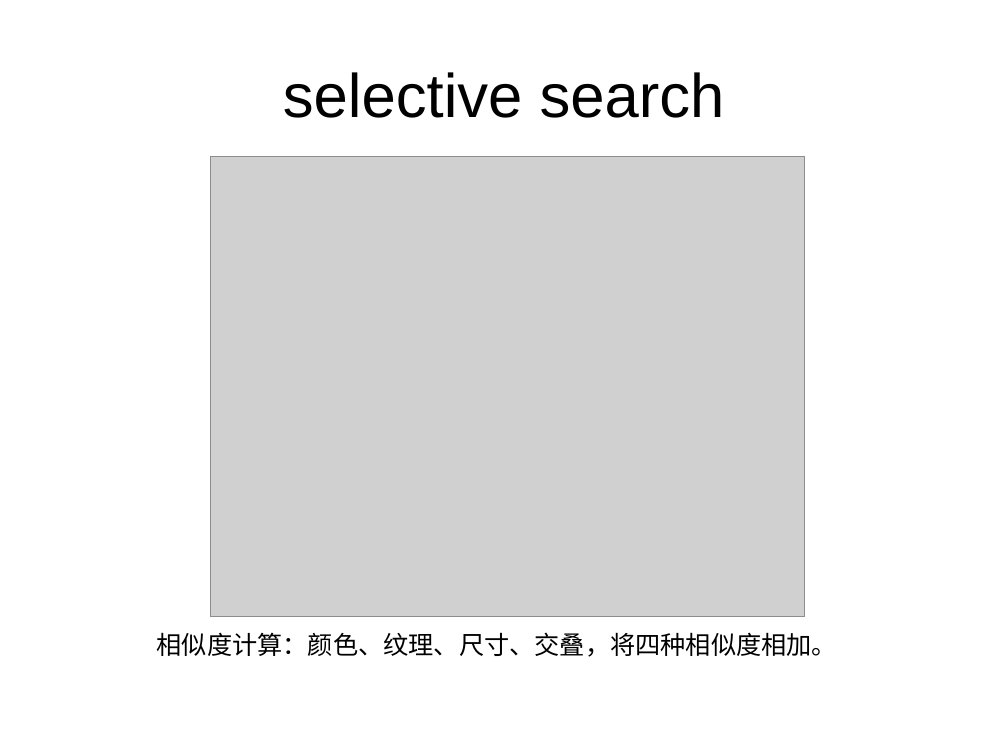
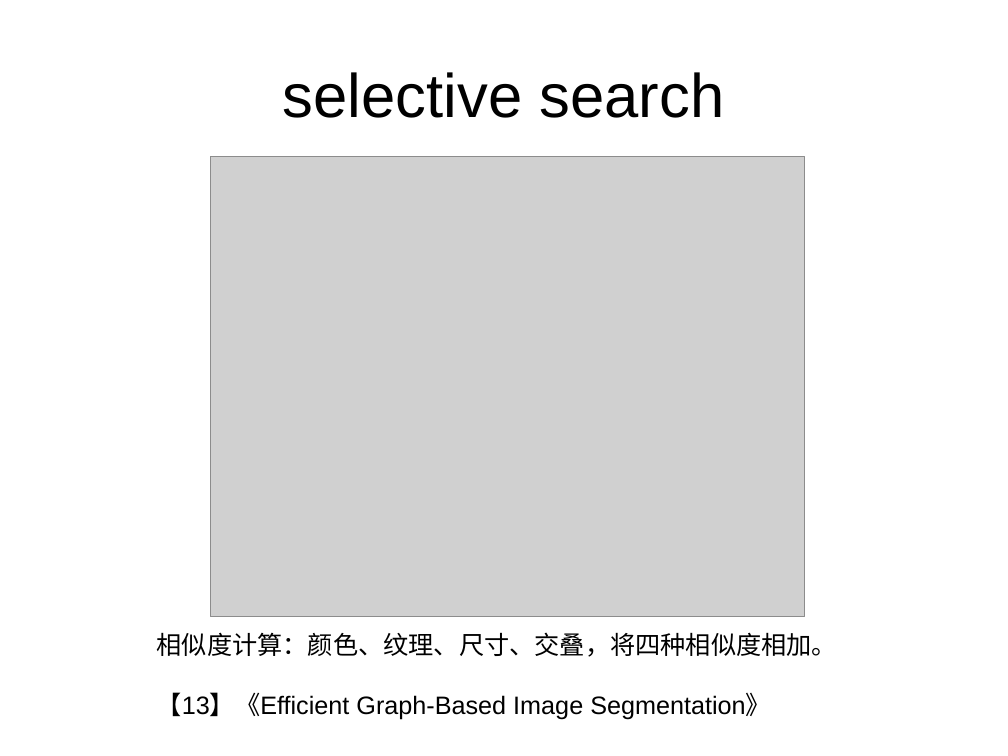
Before and after one commit to cnic-escience/students, a slide deck: slide 5 of 20180413-LiuYao-ZhaoZhiCheng_object_detection_development_sharing.ppt. Drawn at 1008x756 pixels with LibreOffice and Linux fonts; fonts in the diff are those of the drawing; grey boxes stand for pictures. Boxes give left, top, right and bottom in pixels: in the first picture for what was removed or moved away, otherwise in the second. Text is boxed around its words. In the diff, an @@ line names an element or a change of style, - is before the commit and + after.

```diff
--- a/20180413-LiuYao-ZhaoZhiCheng_object_detection_development_sharing.ppt
+++ b/20180413-LiuYao-ZhaoZhiCheng_object_detection_development_sharing.ppt
@@ text at (157, 692, 771, 720): paragraph added @@
+【13】《Efficient Graph-Based Image Segmentation》
```
Also in this commit, not shown: 1 slide added.
